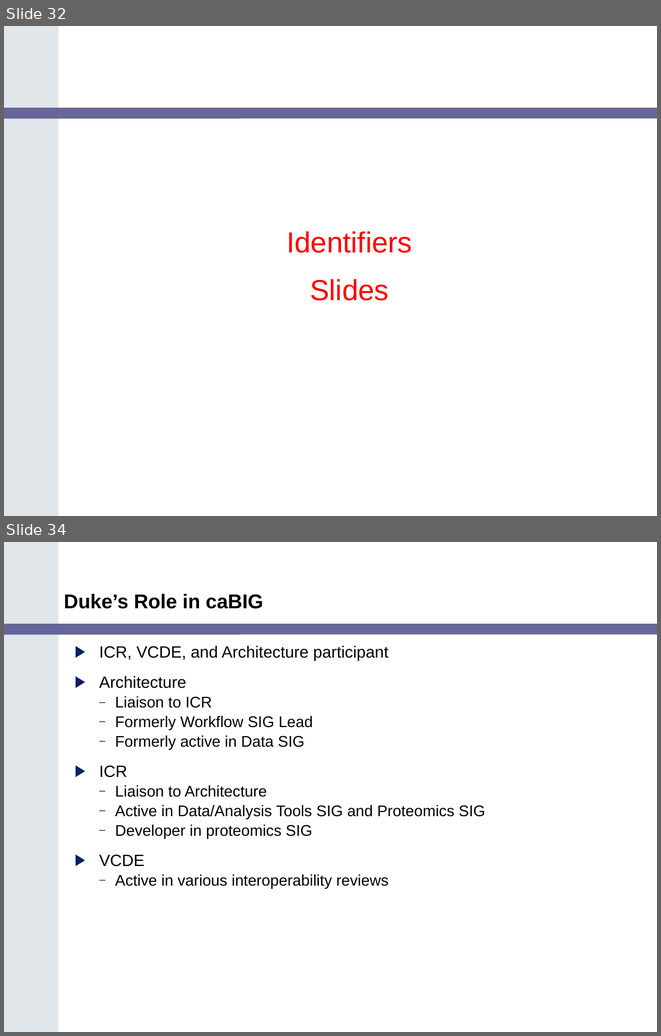
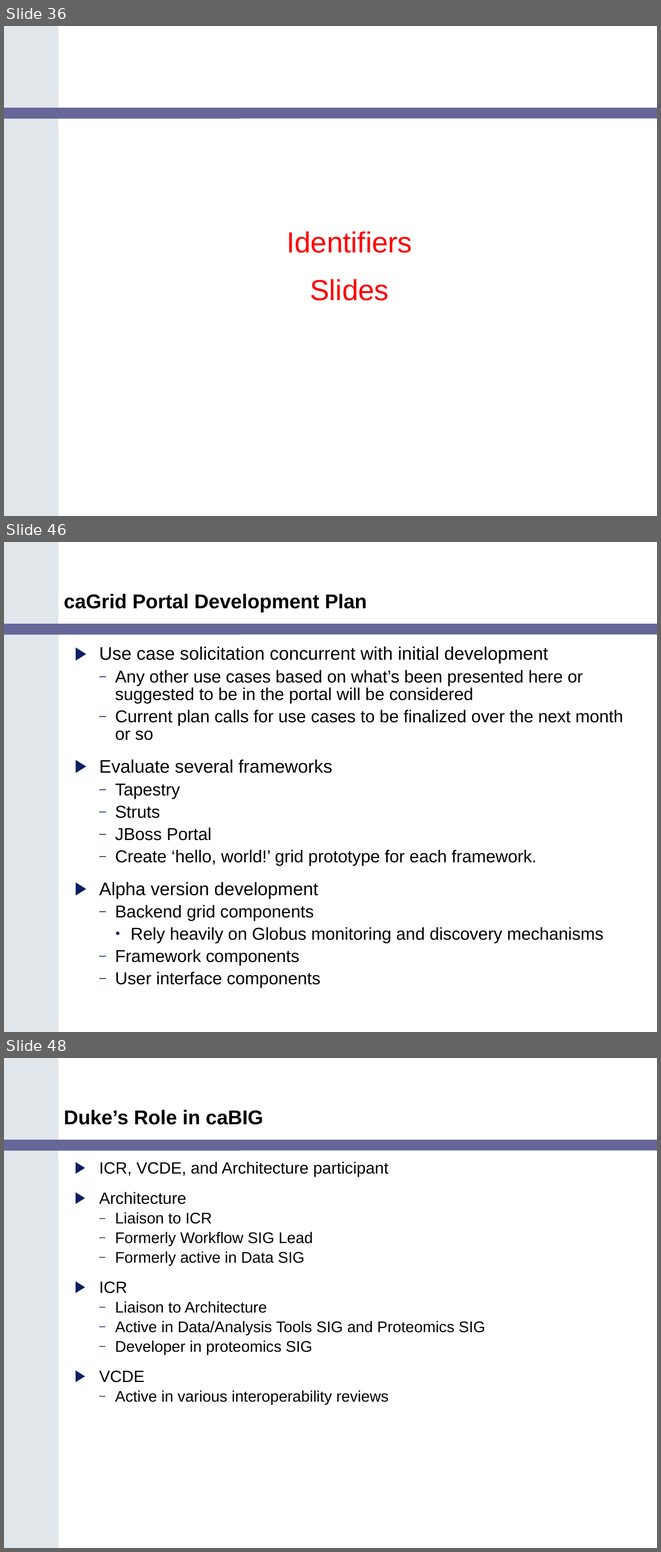
Before and after one commit to NCIP/cagrid-docs, a slide deck: presentations/200602_VCDE_ARCH/caGrid_Update_Arch_VCDE_Feb1.ppt. Shown one above the other, each under a label of ours: slides 32 and 34 before the commit, slides 36, 46 and 48 after it; the slides between them are not shown. The pictures are 661x1036 and 661x1552 pixels, drawn with LibreOffice and Linux fonts; fonts in the diff are those of the drawing; background and template pictures are left out. Boxes give left, top, right and bottom in pixels: in the first picture for what was removed or moved away, otherwise in the second. Text is boxed around its words. In the diff, an @@ line names an element or a change of style, - is before the commit and + after.

```diff
--- a/presentations/200602_VCDE_ARCH/caGrid_Update_Arch_VCDE_Feb1.ppt
+++ b/presentations/200602_VCDE_ARCH/caGrid_Update_Arch_VCDE_Feb1.ppt
@@ slide 46 added at [4,542,657,1032], background #FFFFFF; not listed: 2 template elements that a slide beside it also shows @@
@@ title added at [64,593,367,612], 22 pt, text #000000, bold @@
+caGrid Portal Development Plan
@@ text added at [99,646,623,987], 19 pt, text #000000 @@
+▶ Use case solicitation concurrent with initial development
+  – Any other use cases based on what’s been presented here or suggested to be in the portal will be considered
+  – Current plan calls for use cases to be finalized over the next month or so
+▶ Evaluate several frameworks
+  – Tapestry
+  – Struts
+  – JBoss Portal
+  – Create ‘hello, world!’ grid prototype for each framework.
+▶ Alpha version development
+  – Backend grid components
+    • Rely heavily on Globus monitoring and discovery mechanisms
+  – Framework components
+  – User interface components
@@ what was slide 32 is now slide 36 @@
@@ what was slide 34 is now slide 48 @@
```
Also in this commit, not shown: 15 other slides added, 2 slides removed.
